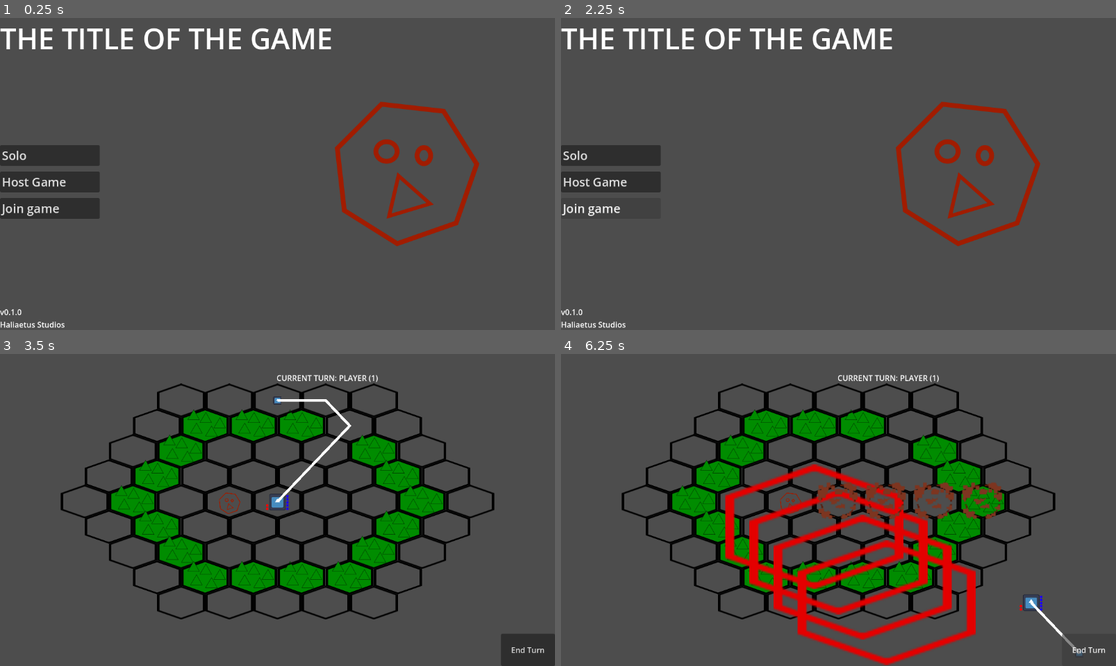
Above: before the commit, frames 1-4 (two rows, left to right).
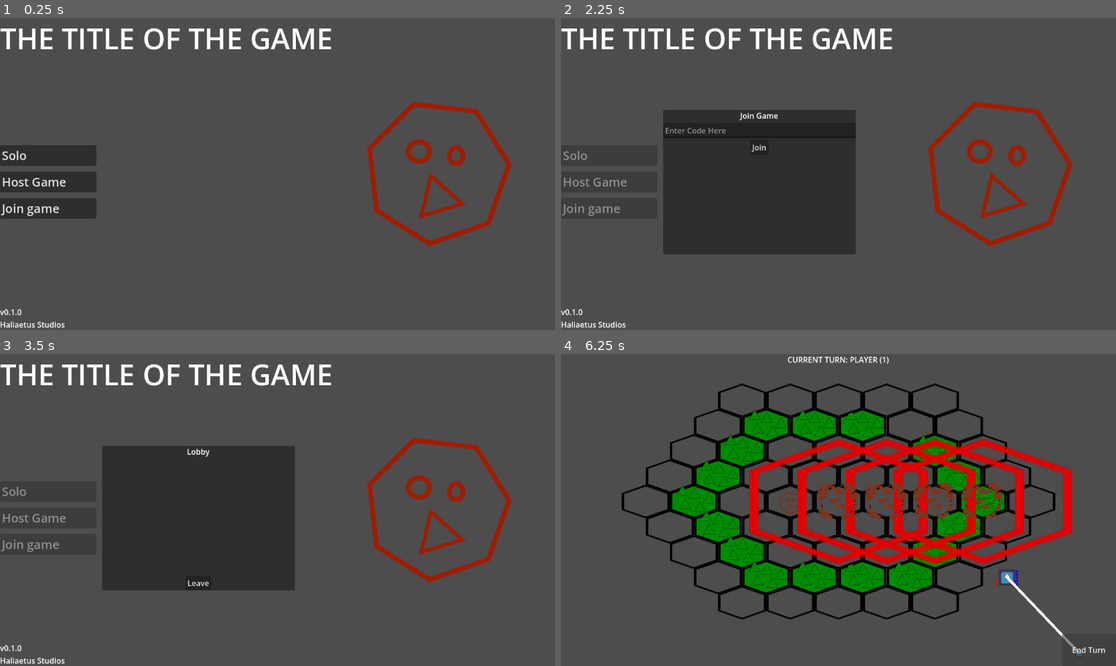
Above: after the commit, the same moments.

Repository: kestrel84/turn-based-thing
Game: Godot game, scene res://scenes/main-menu.tscn
Two runs of this game, one before a commit and one after it. Both use one fixed random seed, a clock stepped at 60 frames per second and the inputs below. The engine's default icon, where the game draws it, is replaced by a stand-in: a white triangle on a blue panel in a dark square.
Inputs (mouse positions are in pixels of both pictures, inside the frame that each line leads up to):
- Up to frame 1 (0.25 s): no input
- Up to frame 2 (2.25 s): click "Host Game" at 0.5 s; click (771, 245) at 1.25 s, where only the run after the commit has a clickable "Cancel"; click "Join game" at 2 s
- Up to frame 3 (3.5 s): click "Solo" (after the commit: "Join") at 2.75 s
- Up to frame 4 (6.25 s): click (760, 581) at 3.5 s, where only the run after the commit has a clickable "Leave"; click "End Turn" (after the commit: "Solo") at 4.25 s; click "End Turn" at 5 s; click "End Turn" at 5.75 s

The runs differ from the first frame. In frame 1, 3.6% of the frame differs, in the area x 17-93%, y 26-74%; in frame 2, 20%; in frame 3, 31%, in the area x 0-100%, y 3-100%; in frame 4, 14%.

Commit message:
multiplayer wooo
very basic lobby system, localhost only, no multiplayer in actual game
yet

Diff:
--- a/main-scene.tscn
+++ b/main-scene.tscn
@@ -119,10 +119,8 @@
 
 [node name="turn indicator" type="Label" parent="ui" unique_id=750737427]
 layout_mode = 0
-offset_left = 104.0
-offset_top = 38.0
-offset_right = 1256.0
-offset_bottom = 686.0
+offset_right = 1152.0
+offset_bottom = 648.0
 text = "CURRENT TURN: PLAYER"
 horizontal_alignment = 1
 
--- a/project.godot
+++ b/project.godot
@@ -18,6 +18,7 @@
 [autoload]
 
 SceneManager="*uid://co7tkf0qa500x"
+Lobby="*uid://bsqr72upnxvg8"
 
 [global_group]
 
--- a/scenes/main-menu.tscn
+++ b/scenes/main-menu.tscn
@@ -2,58 +2,143 @@
 
 [ext_resource type="Texture2D" uid="uid://cdurrkhishopm" path="res://assets/enemy.png" id="1_rk22q"]
 [ext_resource type="Script" uid="uid://bxyo06wm4wwm6" path="res://scripts/main-menu/solo-game-button.gd" id="1_u4kki"]
+[ext_resource type="Script" uid="uid://c61g8lcqohsh1" path="res://scripts/main-menu/lobby_display_panel.gd" id="2_hf3n6"]
+[ext_resource type="Script" uid="uid://bw84qtpw5q43d" path="res://scripts/main-menu/join_game_panel.gd" id="3_xg1py"]
 
 [sub_resource type="LabelSettings" id="LabelSettings_t6kyo"]
 font_size = 60
 
-[node name="Control" type="Control" unique_id=766177180]
-layout_mode = 3
+[node name="Node" type="Node2D" unique_id=410409041]
+
+[node name="main menu" type="HBoxContainer" parent="." unique_id=2053057714]
+offset_right = 1152.0
+offset_bottom = 648.0
+theme_override_constants/separation = 12
+
+[node name="VBoxContainer" type="VBoxContainer" parent="main menu" unique_id=2114447979]
+layout_mode = 2
+
+[node name="title" type="Label" parent="main menu/VBoxContainer" unique_id=195888972]
+custom_minimum_size = Vector2(750, 0)
+layout_mode = 2
+text = "THE TITLE OF THE GAME"
+label_settings = SubResource("LabelSettings_t6kyo")
+
+[node name="HBoxContainer" type="HBoxContainer" parent="main menu/VBoxContainer" unique_id=548516562]
+layout_mode = 2
+size_flags_vertical = 3
+theme_override_constants/separation = 12
+
+[node name="buttons" type="VBoxContainer" parent="main menu/VBoxContainer/HBoxContainer" unique_id=576475868]
+custom_maximum_size = Vector2(200, -1)
+layout_mode = 2
+size_flags_horizontal = 3
+size_flags_vertical = 3
+theme_override_constants/separation = 12
+alignment = 1
+
+[node name="solo button" type="Button" parent="main menu/VBoxContainer/HBoxContainer/buttons" unique_id=762833762]
+layout_mode = 2
+theme_override_font_sizes/font_size = 25
+text = "Solo"
+alignment = 0
+script = ExtResource("1_u4kki")
+
+[node name="host button" type="Button" parent="main menu/VBoxContainer/HBoxContainer/buttons" unique_id=931123846]
+layout_mode = 2
+theme_override_font_sizes/font_size = 25
+text = "Host Game"
+alignment = 0
+
+[node name="join button" type="Button" parent="main menu/VBoxContainer/HBoxContainer/buttons" unique_id=1216684498]
+layout_mode = 2
+theme_override_font_sizes/font_size = 25
+text = "Join game"
+alignment = 0
+
+[node name="VBoxContainer" type="VBoxContainer" parent="main menu/VBoxContainer/HBoxContainer" unique_id=880466777]
+layout_mode = 2
+size_flags_horizontal = 3
+alignment = 1
+
+[node name="lobby display panel" type="Panel" parent="main menu/VBoxContainer/HBoxContainer/VBoxContainer" unique_id=481123082 node_paths=PackedStringArray("solo_button", "host_button", "show_join_button")]
+custom_maximum_size = Vector2(400, 300)
+layout_mode = 2
+size_flags_horizontal = 3
+size_flags_vertical = 3
+script = ExtResource("2_hf3n6")
+solo_button = NodePath("../../buttons/solo button")
+host_button = NodePath("../../buttons/host button")
+show_join_button = NodePath("../../buttons/join button")
+
+[node name="VBoxContainer" type="VBoxContainer" parent="main menu/VBoxContainer/HBoxContainer/VBoxContainer/lobby display panel" unique_id=1911843609]
+layout_mode = 1
+anchors_preset = -1
+anchor_right = 1.0
+anchor_bottom = 1.0
+
+[node name="Label" type="Label" parent="main menu/VBoxContainer/HBoxContainer/VBoxContainer/lobby display panel/VBoxContainer" unique_id=1237780917]
+layout_mode = 2
+text = "Lobby"
+horizontal_alignment = 1
+
+[node name="player list" type="VBoxContainer" parent="main menu/VBoxContainer/HBoxContainer/VBoxContainer/lobby display panel/VBoxContainer" unique_id=1184195243]
+layout_mode = 2
+size_flags_vertical = 3
+
+[node name="HBoxContainer" type="HBoxContainer" parent="main menu/VBoxContainer/HBoxContainer/VBoxContainer/lobby display panel/VBoxContainer" unique_id=1121674250]
+layout_mode = 2
+alignment = 1
+
+[node name="start" type="Button" parent="main menu/VBoxContainer/HBoxContainer/VBoxContainer/lobby display panel/VBoxContainer/HBoxContainer" unique_id=1948776733]
+custom_maximum_size = Vector2(100, -1)
+layout_mode = 2
+size_flags_horizontal = 4
+text = "Start
+"
+
+[node name="cancel" type="Button" parent="main menu/VBoxContainer/HBoxContainer/VBoxContainer/lobby display panel/VBoxContainer/HBoxContainer" unique_id=2055114977]
+layout_mode = 2
+text = "Cancel"
+
+[node name="leave" type="Button" parent="main menu/VBoxContainer/HBoxContainer/VBoxContainer/lobby display panel/VBoxContainer/HBoxContainer" unique_id=1847749728]
+layout_mode = 2
+text = "Leave
+"
+
+[node name="join game panel" type="Panel" parent="main menu/VBoxContainer/HBoxContainer/VBoxContainer" unique_id=377472853 node_paths=PackedStringArray("solo_button", "host_button", "show_join_button")]
+visible = false
+custom_maximum_size = Vector2(400, 300)
+layout_mode = 2
+size_flags_vertical = 3
+script = ExtResource("3_xg1py")
+solo_button = NodePath("../../buttons/solo button")
+host_button = NodePath("../../buttons/host button")
+show_join_button = NodePath("../../buttons/join button")
+
+[node name="VBoxContainer" type="VBoxContainer" parent="main menu/VBoxContainer/HBoxContainer/VBoxContainer/join game panel" unique_id=1197518956]
+layout_mode = 1
 anchors_preset = 15
 anchor_right = 1.0
 anchor_bottom = 1.0
 grow_horizontal = 2
 grow_vertical = 2
 
-[node name="main menu" type="HBoxContainer" parent="." unique_id=2053057714]
-layout_mode = 0
-offset_right = 1152.0
-offset_bottom = 648.0
+[node name="Label" type="Label" parent="main menu/VBoxContainer/HBoxContainer/VBoxContainer/join game panel/VBoxContainer" unique_id=1564368156]
+layout_mode = 2
+text = "Join Game"
+horizontal_alignment = 1
 
-[node name="VBoxContainer" type="VBoxContainer" parent="main menu" unique_id=2114447979]
+[node name="LineEdit" type="LineEdit" parent="main menu/VBoxContainer/HBoxContainer/VBoxContainer/join game panel/VBoxContainer" unique_id=248833376]
 layout_mode = 2
+placeholder_text = "Enter Code Here"
 
-[node name="title" type="Label" parent="main menu/VBoxContainer" unique_id=195888972]
+[node name="Button" type="Button" parent="main menu/VBoxContainer/HBoxContainer/VBoxContainer/join game panel/VBoxContainer" unique_id=2102945716]
 layout_mode = 2
-text = "THE TITLE OF THE GAME"
-label_settings = SubResource("LabelSettings_t6kyo")
+size_flags_horizontal = 4
+text = "Join"
 
-[node name="buttons" type="VBoxContainer" parent="main menu/VBoxContainer" unique_id=576475868]
-custom_maximum_size = Vector2(207.625, -1)
-layout_mode = 2
-size_flags_vertical = 3
-theme_override_constants/separation = 12
-alignment = 1
-
-[node name="Button" type="Button" parent="main menu/VBoxContainer/buttons" unique_id=762833762]
-layout_mode = 2
-theme_override_font_sizes/font_size = 25
-text = "Solo"
-alignment = 0
-script = ExtResource("1_u4kki")
-
-[node name="Button2" type="Button" parent="main menu/VBoxContainer/buttons" unique_id=931123846]
-layout_mode = 2
-theme_override_font_sizes/font_size = 25
-text = "Host Game"
-alignment = 0
-
-[node name="Button3" type="Button" parent="main menu/VBoxContainer/buttons" unique_id=1216684498]
-layout_mode = 2
-theme_override_font_sizes/font_size = 25
-text = "Join game"
-alignment = 0
-
-[node name="Label" type="Label" parent="main menu/VBoxContainer" unique_id=773470900]
+[node name="credits" type="Label" parent="main menu/VBoxContainer" unique_id=773470900]
 layout_mode = 2
 text = "v0.1.0
 Haliaetus Studios"
@@ -62,3 +147,5 @@
 layout_mode = 2
 texture = ExtResource("1_rk22q")
 stretch_mode = 3
+
+[connection signal="join_game" from="main menu/VBoxContainer/HBoxContainer/VBoxContainer/join game panel" to="main menu/VBoxContainer/HBoxContainer/VBoxContainer/lobby display panel" method="_on_join_game_panel_join_game"]
--- /dev/null
+++ b/scripts/lobby.gd
@@ -0,0 +1,110 @@
+extends Node
+
+# Autoload named Lobby
+
+# These signals can be connected to by a UI lobby scene or the game scene.
+signal player_connected(peer_id, player_info)
+signal player_disconnected(peer_id)
+signal server_disconnected
+
+const PORT = 7000
+const DEFAULT_SERVER_IP = "127.0.0.1" # IPv4 localhost
+const MAX_CONNECTIONS = 20
+
+# This will contain player info for every player,
+# with the keys being each player's unique IDs.
+var players = {}
+
+# This is the local player info. This should be modified locally
+# before the connection is made. It will be passed to every other peer.
+# For example, the value of "name" can be set to something the player
+# entered in a UI scene.
+var player_info = {"name": "Name"}
+
+var players_loaded = 0
+
+
+
+func _ready():
+	multiplayer.peer_connected.connect(_on_player_connected)
+	multiplayer.peer_disconnected.connect(_on_player_disconnected)
+	multiplayer.connected_to_server.connect(_on_connected_ok)
+	multiplayer.connection_failed.connect(_on_connected_fail)
+	multiplayer.server_disconnected.connect(_on_server_disconnected)
+
+
+func join_game(address = ""):
+	if address.is_empty():
+		address = DEFAULT_SERVER_IP
+	var peer = ENetMultiplayerPeer.new()
+	var error = peer.create_client(address, PORT)
+	if error:
+		return error
+	multiplayer.multiplayer_peer = peer
+
+
+func create_game():
+	var peer = ENetMultiplayerPeer.new()
+	var error = peer.create_server(PORT, MAX_CONNECTIONS)
+	if error:
+		return error
+	multiplayer.multiplayer_peer = peer
+
+	players[1] = player_info
+	player_connected.emit(1, player_info)
+
+
+func remove_multiplayer_peer():
+	multiplayer.multiplayer_peer = OfflineMultiplayerPeer.new()
+	players.clear()
+
+
+# When the server decides to start the game from a UI scene,
+# do Lobby.load_game.rpc(filepath)
+@rpc("call_local", "reliable")
+func load_game(game_scene_path):
+	SceneManager.goto_scene(game_scene_path)
+
+# Every peer will call this when they have loaded the game scene.
+@rpc("any_peer", "call_local", "reliable")
+func player_loaded():
+	if multiplayer.is_server():
+		players_loaded += 1
+		if players_loaded == players.size():
+			print("Starting game!")
+			$/root/Game.start_game()
+			players_loaded = 0
+
+
+# When a peer connects, send them my player info.
+# This allows transfer of all desired data for each player, not only the unique ID.
+func _on_player_connected(id):
+	_register_player.rpc_id(id, player_info)
+
+
+@rpc("any_peer", "reliable")
+func _register_player(new_player_info):
+	var new_player_id = multiplayer.get_remote_sender_id()
+	players[new_player_id] = new_player_info
+	player_connected.emit(new_player_id, new_player_info)
+
+
+func _on_player_disconnected(id):
+	players.erase(id)
+	player_disconnected.emit(id)
+
+
+func _on_connected_ok():
+	var peer_id = multiplayer.get_unique_id()
+	players[peer_id] = player_info
+	player_connected.emit(peer_id, player_info)
+
+
+func _on_connected_fail():
+	remove_multiplayer_peer()
+
+
+func _on_server_disconnected():
+	remove_multiplayer_peer()
+	players.clear()
+	server_disconnected.emit()
--- /dev/null
+++ b/scripts/main-menu/join_game_panel.gd
@@ -0,0 +1,31 @@
+extends Panel
+
+signal join_game
+
+@onready var join_code_entry: LineEdit = $"./VBoxContainer/LineEdit"
+@onready var join_button: Button = $"./VBoxContainer/Button"
+
+@export var solo_button: Button
+@export var host_button: Button
+@export var show_join_button: Button
+
+
+
+# Called when the node enters the scene tree for the first time.
+func _ready() -> void:
+	visible = false;
+	join_button.pressed.connect(_on_join_button_pressed)
+	show_join_button.pressed.connect(_on_show_join_button_pressed)
+
+func _on_join_button_pressed():
+	var join_code = join_code_entry.text
+	print("ignoring join code ", join_code, " and joining default lobby")
+	Lobby.join_game()
+	visible = false;
+	join_game.emit()
+
+func _on_show_join_button_pressed() -> void:
+	visible = true;
+	solo_button.disabled = true
+	host_button.disabled = true
+	show_join_button.disabled = true
--- /dev/null
+++ b/scripts/main-menu/lobby_display_panel.gd
@@ -0,0 +1,129 @@
+extends Panel
+
+@export var solo_button: Button
+@export var host_button: Button
+@export var show_join_button: Button
+
+@onready var player_list_container: VBoxContainer = $"./VBoxContainer/player list"
+
+@onready var lobby_start_button: Button = $"./VBoxContainer/HBoxContainer/start"
+@onready var lobby_cancel_button: Button = $"./VBoxContainer/HBoxContainer/cancel"
+@onready var lobby_leave_button: Button = $"./VBoxContainer/HBoxContainer/leave"
+
+
+var player_label_list: Dictionary
+
+var is_server: bool # whether the player is currently hosting or has joined another player's game
+
+# Called when the node enters the scene tree for the first time.
+func _ready() -> void:
+	visible = false
+	# main menu button
+	host_button.pressed.connect(_on_host_button_pressed)
+
+	# lobby callbacks
+	Lobby.player_connected.connect(_on_player_join)
+	Lobby.player_disconnected.connect(_on_player_leave)
+	Lobby.server_disconnected.connect(_on_server_disconnected)
+
+	# lobby buttons
+	lobby_start_button.pressed.connect(_on_lobby_start_pressed)
+	lobby_cancel_button.pressed.connect(_on_lobby_cancel_pressed)
+	lobby_leave_button.pressed.connect(_on_lobby_leave_pressed)
+
+func _on_player_join(peer_id, player_info):
+	# when a player joins, add them to the list
+	_add_player(peer_id, player_info)
+
+func _on_player_leave(peer_id):
+	# when a player leaves, remove them from the list
+	player_label_list[peer_id].queue_free()
+	player_label_list.erase(peer_id)
+
+func _on_server_disconnected():
+	# this should trigger the same thing as leaving
+	_on_lobby_leave_pressed()
+
+func _on_host_button_pressed() -> void:
+	# create lobby
+	Lobby.create_game()
+
+	# disable main menu buttons
+	solo_button.disabled = true
+	host_button.disabled = true
+	show_join_button.disabled = true
+
+	# set server to true and disable leave button
+	is_server = true
+	lobby_leave_button.visible = false
+	lobby_cancel_button.visible = true
+	lobby_start_button.visible = true
+
+	# show box
+	visible = true
+
+func _on_join_game_panel_join_game() -> void:
+	# it already joins the game in the script this is coming from; so don't do that
+
+	# get list of players from lobby
+	for peer_id in Lobby.players:
+		_add_player(peer_id, Lobby.players[peer_id])
+
+	# set server to false, enable leave button, disable start and cancel
+	is_server = false
+	lobby_leave_button.visible = true
+	lobby_cancel_button.visible = false
+	lobby_start_button.visible = false
+
+	# show box
+	visible = true
+	pass
+
+func _on_lobby_start_pressed():
+	if (!is_server): return
+	Lobby.load_game("res://main-scene.tscn")
+
+func _on_lobby_cancel_pressed():
+	if (!is_server): return
+
+	# stop multiplayer
+	Lobby.remove_multiplayer_peer()
+
+	# re-enable main menu buttons
+	solo_button.disabled = false
+	host_button.disabled = false
+	show_join_button.disabled = false
+
+	# remove all players from player list
+	_clear_player_list()
+
+	# disable this box
+	visible = false
+
+func _on_lobby_leave_pressed():
+	if (is_server): return
+
+	# stop multiplayer
+	Lobby.remove_multiplayer_peer()
+
+	# re-enable main menu buttons
+	solo_button.disabled = false
+	host_button.disabled = false
+	show_join_button.disabled = false
+
+	# remove all players from player list
+	_clear_player_list()
+
+	# disable this box
+	visible = false
+
+func _clear_player_list():
+	player_label_list.clear()
+	for elem in player_list_container.get_children():
+		elem.queue_free()
+
+func _add_player(peer_id, player_info):
+	var label: Label = Label.new()
+	label.text = "%s (%s)" % [player_info["name"], peer_id]
+	player_list_container.add_child(label)
+	player_label_list[peer_id] = label
Not shown, added: scripts/lobby.gd.uid
Not shown, added: scripts/main-menu/join_game_panel.gd.uid
Not shown, added: scripts/main-menu/lobby_display_panel.gd.uid
